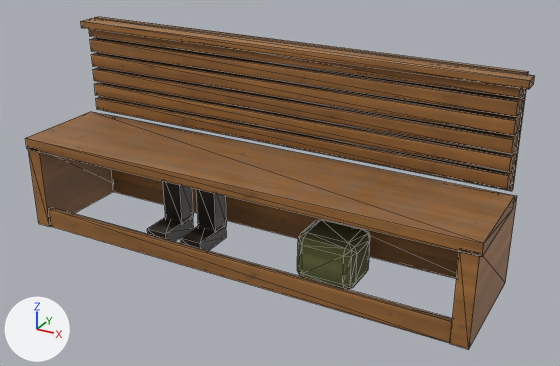
An edit to the FBX model art/house/v2/fbx/H_HallBench_8.fbx, drawn before and after from the same camera.
One viewpoint serves both versions: a camera (50 mm lens) standing at (5.96, -9.96, 6.34) and looking at (0.45, 0.06, 1.33). Every picture has the same lights, and +X, +Y and +Z are marked at lower left. The first picture is the older version. Mesh edges are drawn as thin lines.

The first picture shows 'H_HallBench_8'.
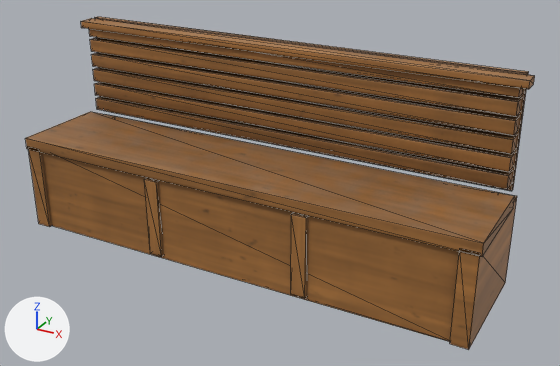
Boxes [x1, y1, x2, y2] around the edits, measured in the pictures (560 x 366 px):
```json
{"part": 1, "of": "me_h_hallbench_8", "change": "added", "after": [42, 152, 459, 342], "on screen": "brown"}
{"part": 2, "of": "me_h_hallbench_8", "change": "added", "after": [144, 178, 163, 257], "on screen": "brown"}
{"part": 3, "of": "me_h_hallbench_8", "change": "added", "after": [291, 213, 307, 298], "on screen": "brown"}
{"part": 4, "of": "me_h_hallbench_8", "change": "deleted", "before": [48, 181, 452, 343]}
{"part": 5, "of": "me_h_hallbench_8", "change": "recoloured", "before": [41, 20, 535, 345], "after": [41, 20, 535, 345]}
```

Edits to the scene script, one JSON object a line:
```json
{"op": "add", "block": "img_h_fix65_normal_png", "code": ["img_h_fix65_normal_png = load_image('H_Fix65_normal.png', '_unpacked/H_Fix65_normal.png', 1024, 1024, 'Non-Color')"]}
{"op": "add", "block": "img_h_fix65_color_png", "code": ["img_h_fix65_color_png = load_image('H_Fix65_color.png', '_unpacked/H_Fix65_color.png', 1024, 1024, 'sRGB')"]}
{"op": "add", "block": "img_h_fix65_rough_png", "code": ["img_h_fix65_rough_png = load_image('H_Fix65_rough.png', '_unpacked/H_Fix65_rough.png', 512, 512, 'Non-Color')"]}
{"op": "add", "block": "img_h_fix65_metal_png", "code": ["img_h_fix65_metal_png = load_image('H_Fix65_metal.png', '_unpacked/H_Fix65_metal.png', 512, 512, 'Non-Color')"]}
{"op": "add", "block": "mat_h_fix65", "code": ["mat_h_fix65 = bpy.data.materials.new('H_Fix65')", "# uses the picture img_h_fix65_color_png", "# uses the picture img_h_fix65_metal_png", "# uses the picture img_h_fix65_normal_png", "# uses the picture img_h_fix65_rough_png"]}
{"block": "me_h_hallbench_8", "where": "# used by ob_h_hallbench_8; location = (0.0, 0.0, 0.0)"}
{"op": "remove", "block": "me_h_hallbench_8", "code": "me_h_hallbench_8.from_pydata(...)  # 192 vertices, 312 faces; spans x -4.0..4.0, y -1.0..1.0, z 0.0..3.4"}
{"op": "add", "block": "me_h_hallbench_8", "code": "me_h_hallbench_8.from_pydata(...)  # 120 vertices, 180 faces; spans x -4.0..4.0, y -1.0..1.0, z 0.0..3.4"}
{"block": "me_h_hallbench_8", "change": "me_h_hallbench_8 part 1: a new loose piece, a box spanning x -3.75..3.75, y -0.95..-0.85, z 0.0..1.5, in mat_h_fix65"}
{"block": "me_h_hallbench_8", "change": "me_h_hallbench_8 part 2: a new loose piece, a box spanning x -1.453..-1.213, y -0.99..-0.9, z 0.05..1.4, in mat_h_fix65"}
{"block": "me_h_hallbench_8", "change": "me_h_hallbench_8 part 3: a new loose piece, a box spanning x 1.213..1.453, y -0.99..-0.9, z 0.05..1.4, in mat_h_fix65"}
{"block": "me_h_hallbench_8", "change": "me_h_hallbench_8 part 4: 6 loose pieces with 96 vertices, spanning x -3.7..3.7, y -0.98..0.3, z 0.0..1.1, are deleted"}
{"block": "me_h_hallbench_8", "change": "me_h_hallbench_8 part 5: 144 faces spanning x -4.0..4.0, y -1.0..1.0, z 0.0..3.4 switch from mat_h_storage2 to mat_h_fix65"}
```
